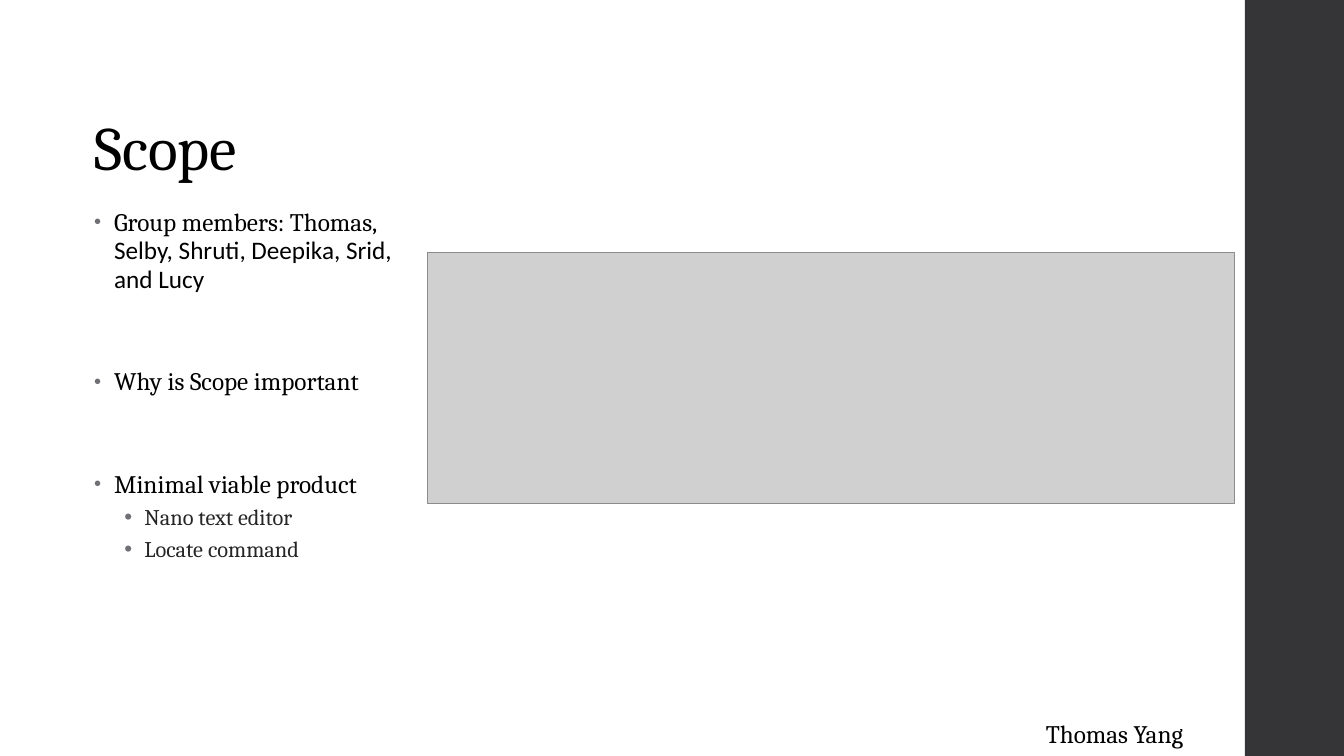
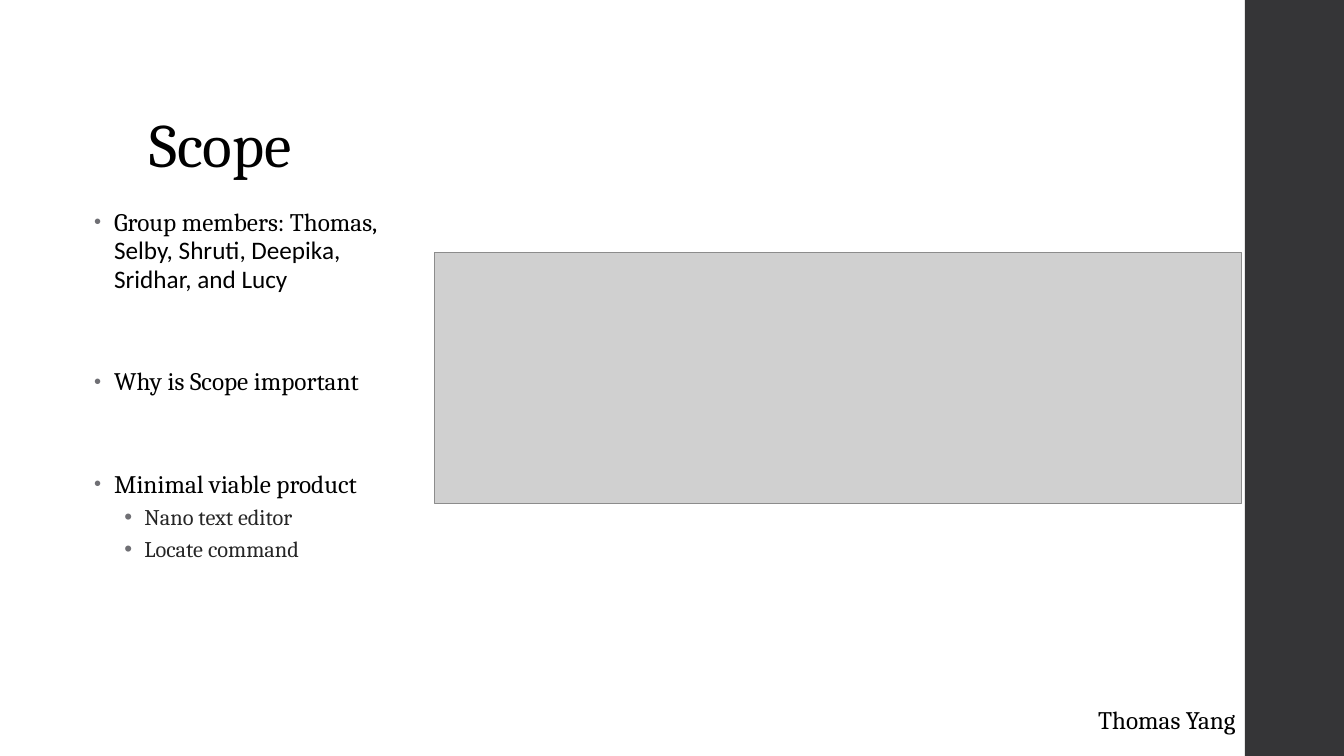
Before and after one commit to venksrid001/cowrie, a slide deck: slide 2 of Presentation.ppt. Drawn at 1344x756 pixels with LibreOffice and Linux fonts; fonts in the diff are those of the drawing; grey boxes stand for pictures. Boxes give left, top, right and bottom in pixels: in the first picture for what was removed or moved away, otherwise in the second. Text is boxed around its words. In the diff, an @@ line names an element or a change of style, - is before the commit and + after.

```diff
--- a/Presentation.ppt
+++ b/Presentation.ppt
@@ title "Scope": place and size @@
-title "Scope" at [94, 128, 237, 183]
+title "Scope" at [149, 125, 292, 180]
@@ text at [114, 213, 377, 292]: text changed @@
-• Group members: Thomas, Selby, Shruti, Deepika, Srid, and Lucy
+• Group members: Thomas, Selby, Shruti, Deepika, Sridhar, and Lucy
@@ picture: place and size @@
-picture at [427, 253, 1233, 504]
+picture at [434, 253, 1240, 504]
@@ text "Thomas Yang": place and size @@
-text "Thomas Yang" at [1046, 725, 1184, 749]
+text "Thomas Yang" at [1098, 711, 1236, 735]
@@ text "Thomas Yang" at [1098, 711, 1236, 735]: alignment left to right @@
```
Also in this commit, not shown: 2 other slides changed, 6 slides added, 3 slides removed.
